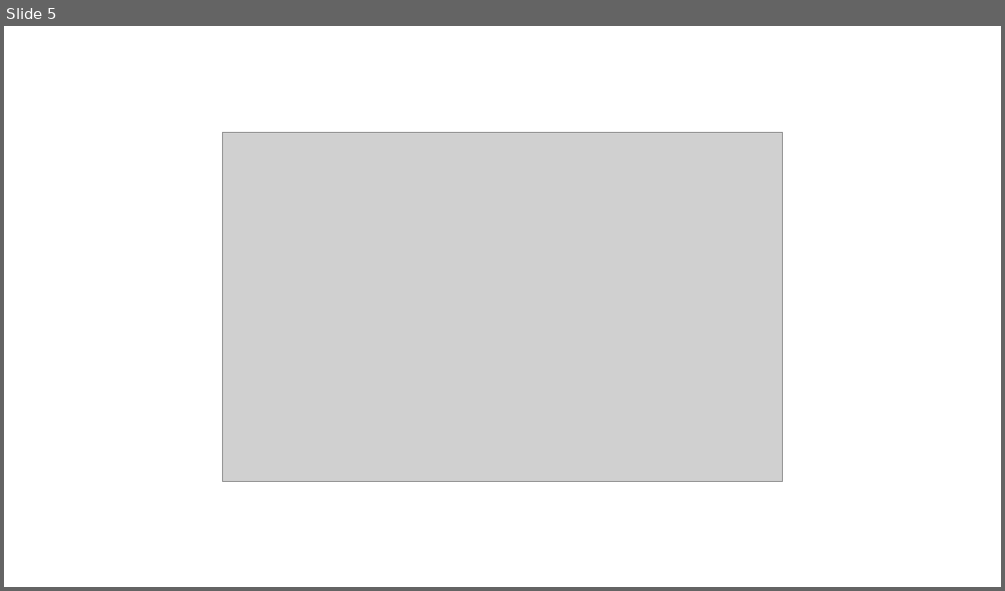
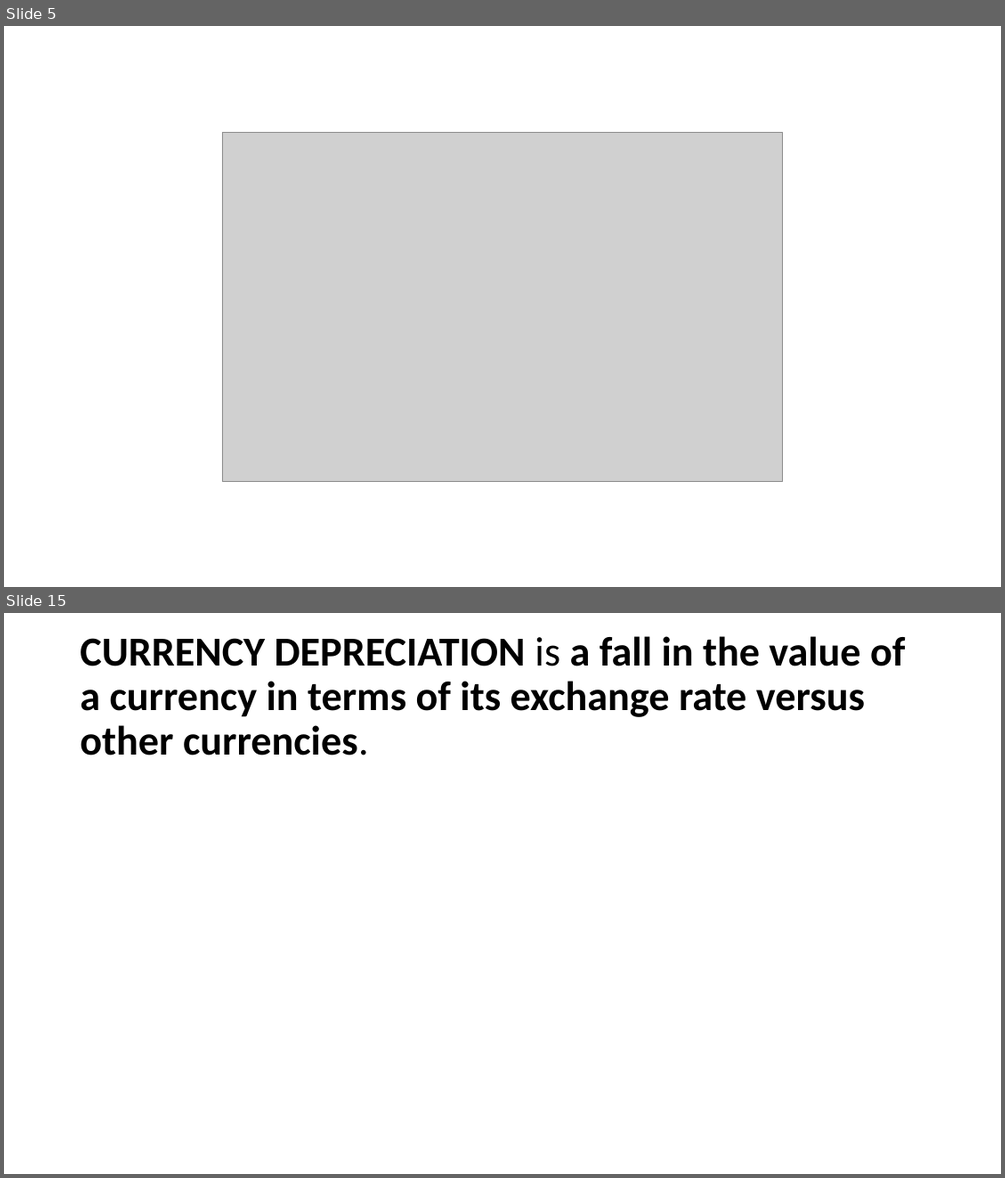
Before and after one commit to niazwazir/WAZIR_CRYPTO_CURRENCY, a slide deck: Ashraf_Chaudhry_Crypto_Course/2_PART.pptx. Shown one above the other, each under a label of ours: slide 5 before the commit, slides 5 and 15 after it; the slides between them are not shown. The pictures are 1005x591 and 1005x1178 pixels, drawn with LibreOffice and Linux fonts; fonts in the diff are those of the drawing; grey boxes stand for pictures. Boxes give left, top, right and bottom in pixels: in the first picture for what was removed or moved away, otherwise in the second. Text is boxed around its words. In the diff, an @@ line names an element or a change of style, - is before the commit and + after.

```diff
--- a/Ashraf_Chaudhry_Crypto_Course/2_PART.pptx
+++ b/Ashraf_Chaudhry_Crypto_Course/2_PART.pptx
@@ slide 15 added at [4,613,1001,1174], background #FFFFFF @@
@@ title added at [80,636,905,755], 39.6 pt, text #000000, bold @@
+CURRENCY DEPRECIATION is a fall in the value of a currency in terms of its exchange rate versus other currencies.
```
Also in this commit, not shown: 9 other slides added.
